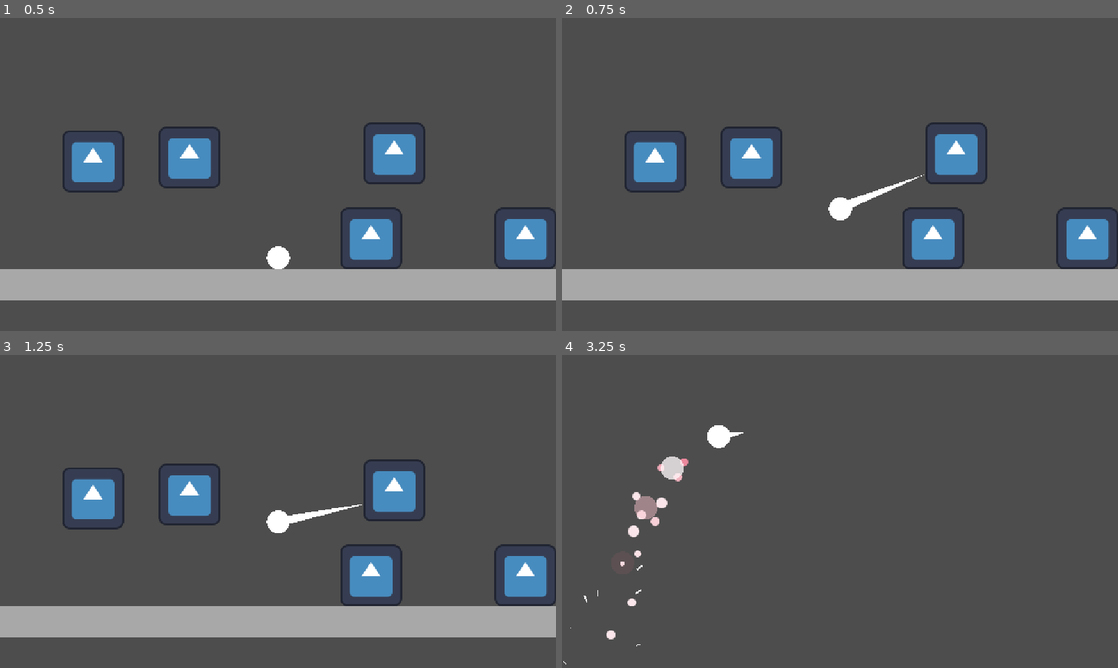
Above: before the commit, frames 1-4 (two rows, left to right).
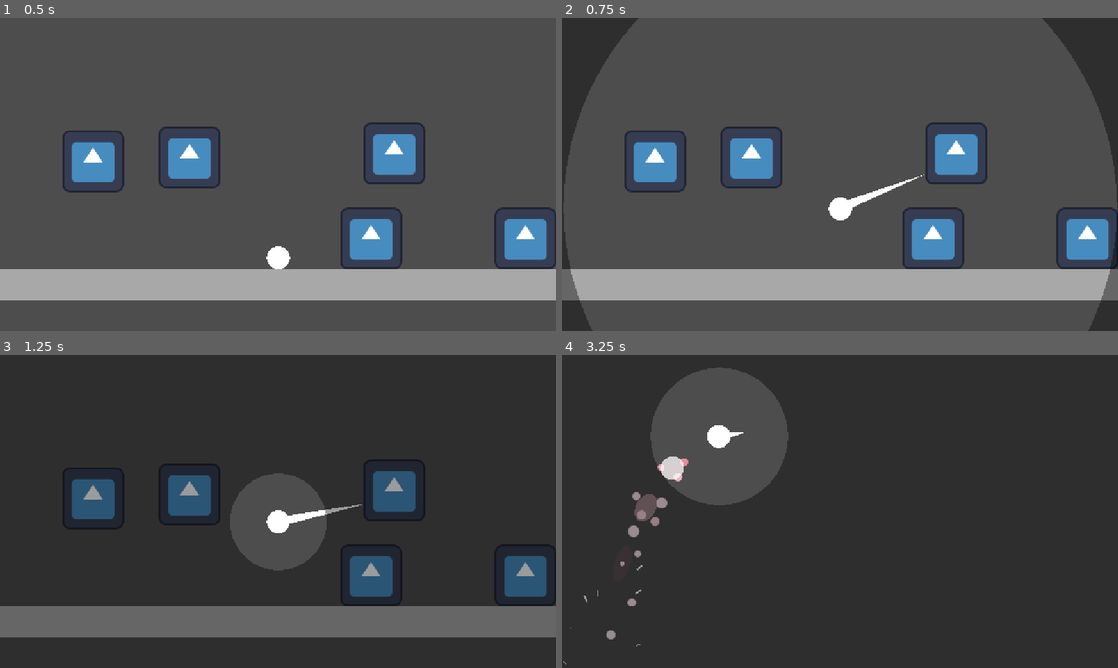
Above: after the commit, the same moments.

Repository: cookie1170/juice-test
Game: Godot game, scene res://levels/main.tscn
Same seed, same stepped clock (60 frames per second), same inputs: the game is played once before the commit and once after it. The engine's default icon, where the game draws it, is replaced by a stand-in: a white triangle on a blue panel in a dark square.
Inputs (mouse positions are in pixels of both pictures, inside the frame that each line leads up to):
- Up to frame 1 (0.5 s): no input
- Up to frame 2 (0.75 s): tap Enter (ui_accept) at 0.5 s; move the mouse to (962, 158) at 0.52 s; press the mouse at (962, 158) at 0.53 s; hold D (right) from 0.53 s (still down)
- Up to frame 3 (1.25 s): keep holding D (right); tap Enter (ui_accept) at 0.77 s
- Up to frame 4 (3.25 s): release D (right) at 1.25 s; release the mouse at (962, 495) at 1.25 s; drag from (728, 527) to (1084, 574) at 1.27 s; move the mouse to (895, 442) at 2.02 s; hold D (right) 2.03-2.75 s; hold Space (bounce) 2.03-2.75 s; click (895, 442) at 2.3 s; drag from (812, 574) to (745, 433) at 2.77 s

Frame 1 is identical in both runs. In frame 2, 6.9% of the frame differs, in the area x 0-100%, y 0-100%; in frame 3, 94%; in frame 4, 91%.

Commit message:
vignette when holding dash

Diff:
--- a/common/hitbox.gd
+++ b/common/hitbox.gd
@@ -7,21 +7,13 @@
 
 
 func _ready() -> void:
-	if not detect_hits:
-		set_physics_process(false)
 	match type:
 		0:
 			collision_layer = 2
-			collision_mask = 16
 		1:
 			collision_layer = 4
-			collision_mask = 8
 
 
-func _physics_process(_delta: float) -> void:
-	if not monitoring:
-		return
-	if has_overlapping_areas():
-		for area: Hurtbox in get_overlapping_areas():
-			if owner.has_method("on_hit") and area.i_frame_timer.is_stopped():
-				owner.on_hit(area)
+func on_hit(hurtbox: Hurtbox) -> void:
+	if owner.has_method("on_hit"):
+		owner.on_hit(hurtbox)
--- a/common/hurtbox.gd
+++ b/common/hurtbox.gd
@@ -31,3 +31,5 @@
 func get_hit(hitbox: Hitbox) -> void:
 	if owner.has_method("get_hit"):
 		owner.get_hit(hitbox)
+		if hitbox.detect_hits:
+			hitbox.on_hit(self)
--- /dev/null
+++ b/common/vignette.gd
@@ -0,0 +1,30 @@
+extends ColorRect
+
+var tween: Tween
+var pos: Vector2:
+	set(value):
+		pos = value
+		material.set_shader_parameter("position", pos)
+
+
+func fade_vignette(dist: float, time: float, type = 1) -> void:
+	material.set_shader_parameter("size", size)
+	if tween:
+		tween.kill()
+	tween = get_tree().create_tween()
+	match type:
+		0:
+			tween.tween_method(func(value: float):
+				material.set_shader_parameter("dist", value),
+			material.get_shader_parameter("dist"), get_vignette_max_dist(), time)
+		1:
+			tween.tween_method(func(value: float):
+				material.set_shader_parameter("dist", value),
+			get_vignette_max_dist(), dist, time)
+
+
+func get_vignette_max_dist() -> float:
+	return size. \
+	distance_to(size / 2.0) + \
+	material.get_shader_parameter("position"). \
+	distance_to(size / 2.0)
--- /dev/null
+++ b/common/vignette.gdshader
@@ -0,0 +1,10 @@
+shader_type canvas_item;
+
+uniform vec4 vignette_color : source_color;
+uniform float dist;
+uniform vec2 position;
+uniform vec2 size;
+
+void fragment() {
+	COLOR = mix(vignette_color, vec4(0.0), step(distance(UV * size, (position + size / 2.0)), dist) + step(dist, -1));
+}
--- /dev/null
+++ b/common/vignette.tscn
@@ -0,0 +1,25 @@
+[gd_scene load_steps=5 format=3 uid="uid://2662pyalpsi2"]
+
+[ext_resource type="Shader" uid="uid://7wfo22armo3t" path="res://common/vignette.gdshader" id="1_i55d4"]
+[ext_resource type="Script" uid="uid://dlvoefy3vhhvw" path="res://common/vignette_global.gd" id="1_qdghn"]
+[ext_resource type="Script" uid="uid://5j5liywl4r32" path="res://common/vignette.gd" id="3_0wke6"]
+
+[sub_resource type="ShaderMaterial" id="ShaderMaterial_jw1n3"]
+shader = ExtResource("1_i55d4")
+shader_parameter/vignette_color = Color(0, 0, 0, 0.392157)
+shader_parameter/dist = -1.0
+shader_parameter/position = Vector2(0, 0)
+shader_parameter/size = Vector2(1152, 648)
+
+[node name="Vignette" type="CanvasLayer"]
+script = ExtResource("1_qdghn")
+
+[node name="Vignette" type="ColorRect" parent="."]
+material = SubResource("ShaderMaterial_jw1n3")
+anchors_preset = 15
+anchor_right = 1.0
+anchor_bottom = 1.0
+grow_horizontal = 2
+grow_vertical = 2
+mouse_filter = 2
+script = ExtResource("3_0wke6")
--- /dev/null
+++ b/common/vignette_global.gd
@@ -0,0 +1,12 @@
+extends CanvasLayer
+
+@onready var rect: ColorRect = $Vignette
+
+var pos: Vector2:
+	set(value):
+		pos = value
+		rect.pos = pos
+
+
+func fade_vignette(dist: float, time: float, type = 1) -> void:
+	rect.fade_vignette(dist, time, type)
--- a/player/dashing.gd
+++ b/player/dashing.gd
@@ -2,6 +2,7 @@
 
 @export_group("Variables")
 @export var clone_amount: int = 2
+@export var vignette_dist: float = 100.0
 @export_group("Nodes")
 @export var grounded_state: State
 @export var falling_state: State
@@ -30,6 +31,7 @@
 	has_pressed = false
 	if time_tween:
 		time_tween.kill()
+	Vignette.fade_vignette(vignette_dist, 0.25, 1)
 	time_tween = get_tree().create_tween()
 	time_tween.tween_property(Engine, "time_scale", 0.25, 0.25)
 
@@ -40,13 +42,7 @@
 		vel_tween.kill()
 	if time_tween:
 		time_tween.kill()
-	#if scale_tween:
-		#scale_tween.kill()
-	#if color_tween:
-		#color_tween.kill()
-	#owner.mesh.modulate = Color.WHITE
-	#owner.trail.default_color = Color.WHITE
-	#owner.mesh.scale = Vector2(1.0, 1.0)
+	Vignette.fade_vignette(vignette_dist, 0.25, 0)
 	dash_particles_1.emitting = false
 	dash_particles_2.emitting = false
 	dash_indicator.change_visible(false)
@@ -56,20 +52,19 @@
 func _physics_process(delta: float) -> void:
 	if Input.is_action_pressed("dash") and not has_pressed:
 		owner.velocity.y -= owner.fall_grav * delta
+		Vignette.pos = owner.phantom_camera.to_local(owner.mesh.global_position)
 		if Input.is_action_just_pressed("abort_dash"):
 			state_changed.emit(falling_state)
 	if Input.is_action_just_released("dash"):
 		dash()
 	if owner.is_on_floor():
 		state_changed.emit(grounded_state)
-	if has_pressed:
-		owner.mesh.rotation = owner.velocity.angle()
-
 
 
 func dash() -> void:
 	var dash_direction: Vector2 = owner.global_position. \
 	direction_to(get_global_mouse_position())
+	owner.velocity = owner.dash_vel * dash_direction * get_dash_vel_mult()
 	owner.trail.point_amount = owner.trail.default_point_amount
 	dash_particles_2.rotation = dash_direction.angle()
 	dash_particles_1.restart()
@@ -84,10 +79,12 @@
 	scale_tween.set_ease(Tween.EASE_IN_OUT).set_trans(Tween.TRANS_SINE)
 	color_tween = get_tree().create_tween().set_parallel()
 	color_tween.set_ease(Tween.EASE_IN_OUT).set_trans(Tween.TRANS_SINE)
+	Vignette.fade_vignette(vignette_dist, 0.25, 0)
 	owner.mesh.scale.x = 2.0
 	owner.mesh.scale.y = 0.5
 	owner.mesh.modulate = Color.CRIMSON
 	owner.trail.default_color = Color.CRIMSON
+	owner.mesh.rotation = owner.velocity.angle()
 	color_tween.tween_property(owner.mesh, "modulate", Color.WHITE, 0.5)
 	color_tween.tween_property(owner.trail, "default_color", Color.WHITE, 0.5)
 	scale_tween.tween_property(owner.mesh, "scale", Vector2(1.0, 1.0), 0.5)
@@ -102,7 +99,6 @@
 	if vel_tween:
 		vel_tween.kill()
 	vel_tween = get_tree().create_tween()
-	owner.velocity = owner.dash_vel * dash_direction * get_dash_vel_mult()
 	vel_tween.tween_property(owner, "velocity", Vector2.ZERO.lerp(owner.velocity, 0.5), owner.dash_time)
 	vel_tween.tween_callback(func(): state_changed.emit(
 		grounded_state if owner.is_on_floor() else falling_state
@@ -127,6 +123,8 @@
 	owner.call_deferred("add_sibling", clone_instance)
 	clone_instance.global_position = owner.mesh.global_position
 	clone_instance.modulate = owner.mesh.modulate
+	clone_instance.rotation = owner.mesh.rotation
+	clone_instance.scale = owner.mesh.scale
 	clones_spawned += 1
 	if clones_spawned < clone_amount:
 		clone_timer.start()
--- a/player/player_common.gd
+++ b/player/player_common.gd
@@ -66,7 +66,6 @@
 
 #endregion
 
-
 func _ready() -> void:
 	Ref.player = self
 	hang_timer.wait_time = hang_time
@@ -83,8 +82,8 @@
 	handle_movement(delta)
 	handle_cam_offset()
 	handle_dash_attack()
+	handle_mesh_rotation()
 	move_and_slide()
-
 
 #region handlers
 
@@ -142,6 +141,9 @@
 	dash_hitbox.monitorable = not dash_attack_timer.is_stopped()
 	dash_hitbox.monitoring = not dash_attack_timer.is_stopped()
 
+func handle_mesh_rotation() -> void:
+	mesh.rotation = velocity.angle()
+
 #endregion
 
 
--- a/project.godot
+++ b/project.godot
@@ -20,6 +20,7 @@
 PhantomCameraManager="*res://addons/phantom_camera/scripts/managers/phantom_camera_manager.gd"
 Ref="*res://global/ref.gd"
 FullscreenManager="*res://common/fullscreen_manager.gd"
+Vignette="*res://common/vignette.tscn"
 
 [display]
 
@@ -78,8 +79,6 @@
 2d_physics/layer_1="Terrain"
 2d_physics/layer_2="Enemy Hitboxes"
 2d_physics/layer_3="Player Hitboxes"
-2d_physics/layer_4="Enemy Hurtboxes"
-2d_physics/layer_5="Player Hurtboxes"
 
 [physics]
 
Not shown, added: common/vignette.gd.uid
Not shown, added: common/vignette.gdshader.uid
Not shown, added: common/vignette_global.gd.uid
